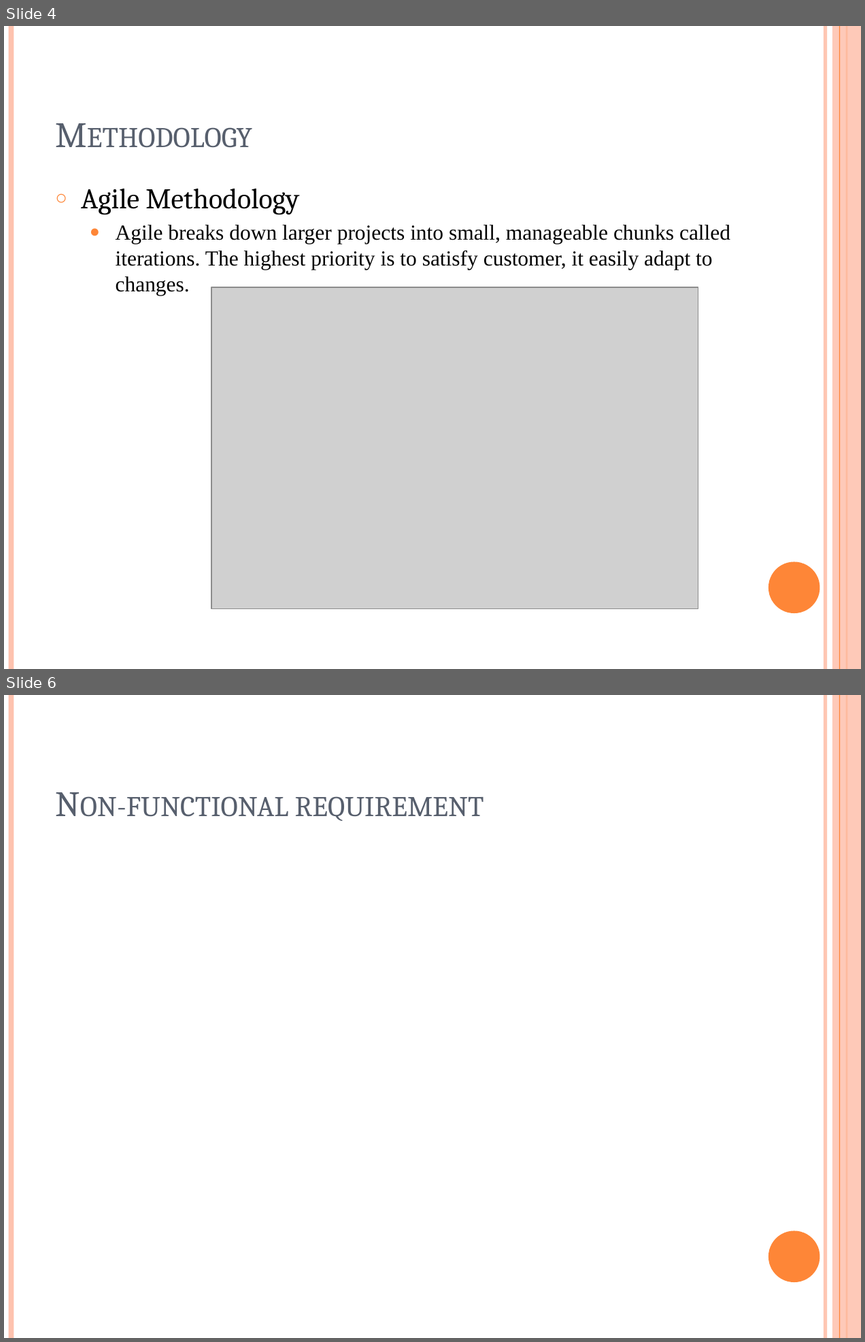
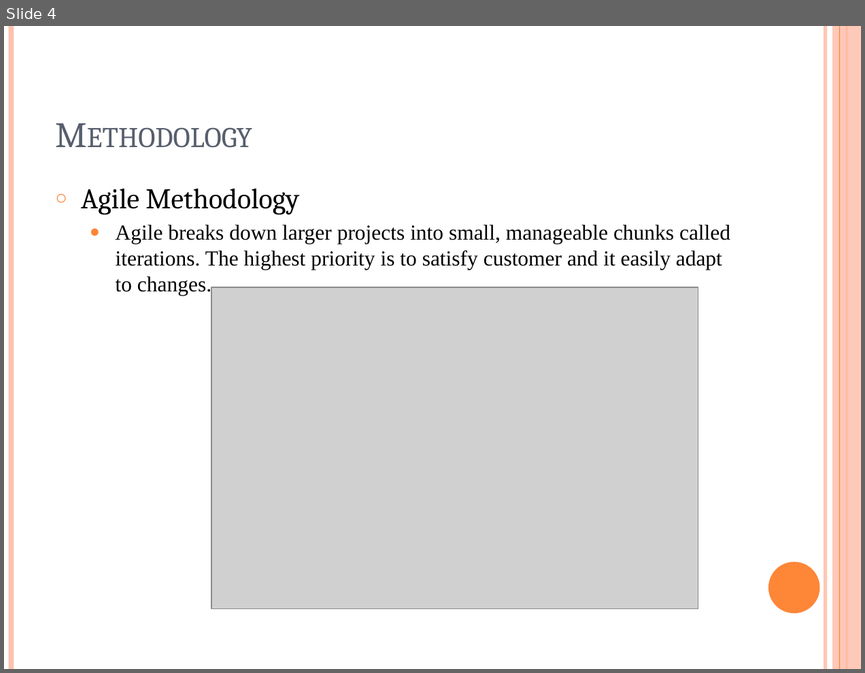
Before and after one commit to deefah/FYPdocument, a slide deck: Final Year Project Design.pptx. Shown one above the other, each under a label of ours: slides 4 and 6 before the commit, slide 4 after it; the slides between them are not shown. The pictures are 865x1342 and 865x673 pixels, drawn with LibreOffice and Linux fonts; fonts in the diff are those of the drawing; grey boxes stand for pictures. Boxes give left, top, right and bottom in pixels: in the first picture for what was removed or moved away, otherwise in the second. Text is boxed around its words. In the diff, an @@ line names an element or a change of style, - is before the commit and + after.

```diff
--- a/Final Year Project Design.pptx
+++ b/Final Year Project Design.pptx
@@ slide 6 removed at (4, 695, 861, 1338), background #FFFFFF; not listed: 6 template elements that a slide beside it also shows @@
@@ title removed at (80, 796, 484, 821) @@
-Non-functional requirement
@@ slide 4 changed as well @@
@@ text at (116, 225, 730, 295): text changed @@
-  ● Agile breaks down larger projects into small, manageable chunks called iterations. The highest priority is to satisfy customer, it easily adapt to changes.
+  ● Agile breaks down larger projects into small, manageable chunks called iterations. The highest priority is to satisfy customer and it easily adapt to changes.
```
Also in this commit, not shown: 8 other slides changed, 8 slides added, 2 other slides removed, 1 other file.
